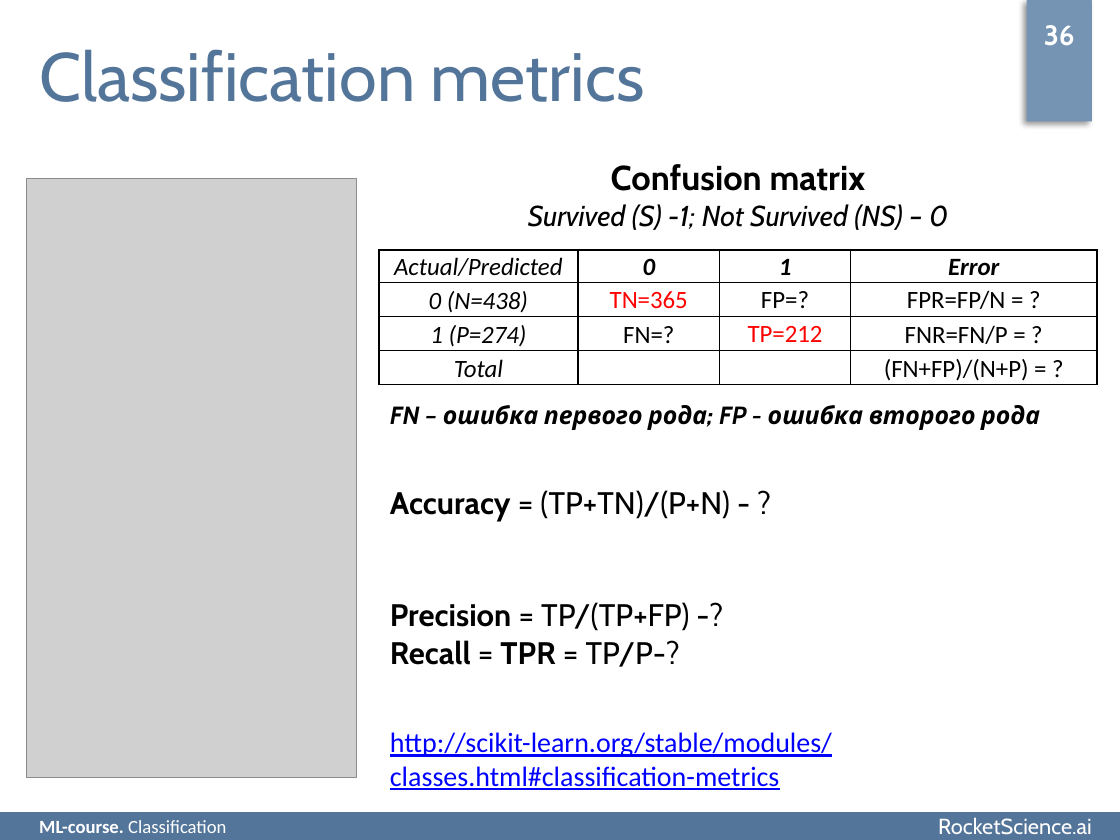
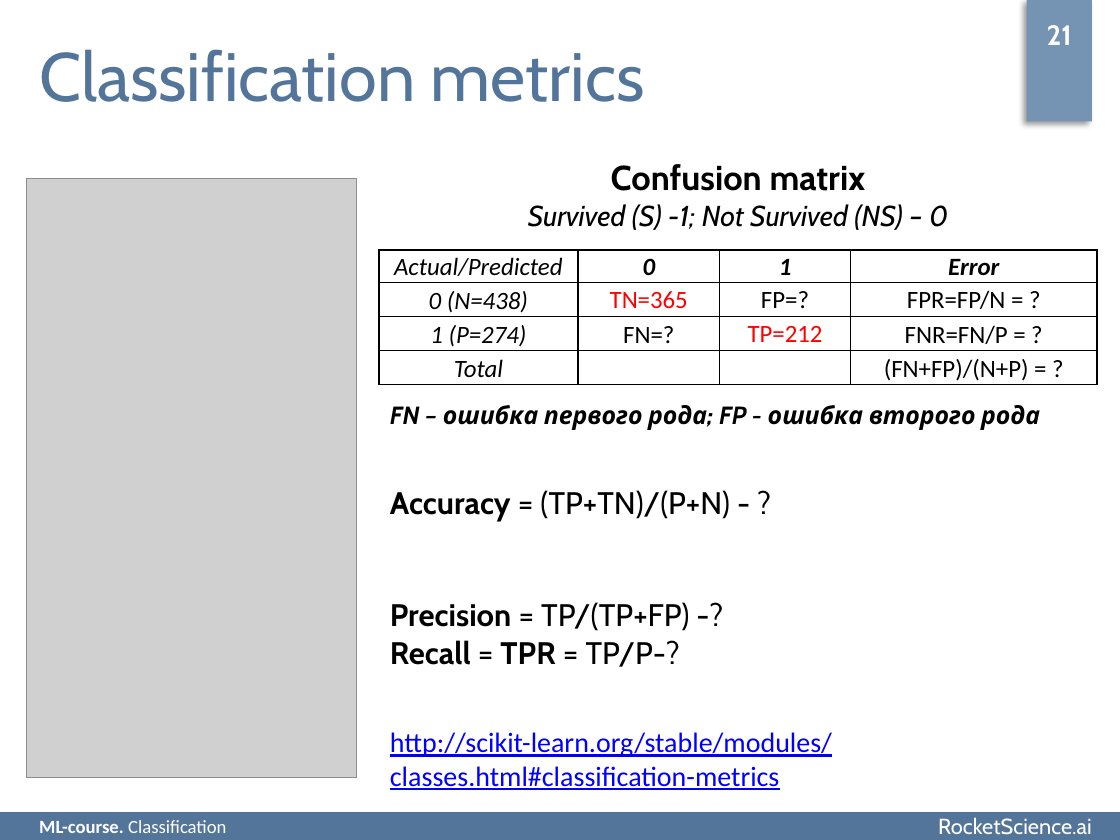
Before and after one commit to rjaffk/tensorby, a slide deck: slide 21 of lecture_classification/presentation/lecture_classification.pptx (slide 19 before the commit). Drawn at 1120x840 pixels with LibreOffice and Linux fonts; fonts in the diff are those of the drawing; grey boxes stand for pictures; background and template pictures are left out. Boxes give left, top, right and bottom in pixels: in the first picture for what was removed or moved away, otherwise in the second. Text is boxed around its words. In the diff, an @@ line names an element or a change of style, - is before the commit and + after.

```diff
--- a/lecture_classification/presentation/lecture_classification.pptx
+++ b/lecture_classification/presentation/lecture_classification.pptx
@@ text at (x1=1047, y1=25, x2=1072, y2=45): text changed @@
-36
+21
```
Also in this commit, not shown: 11 other slides changed, 1 slide added, 5 other files.
